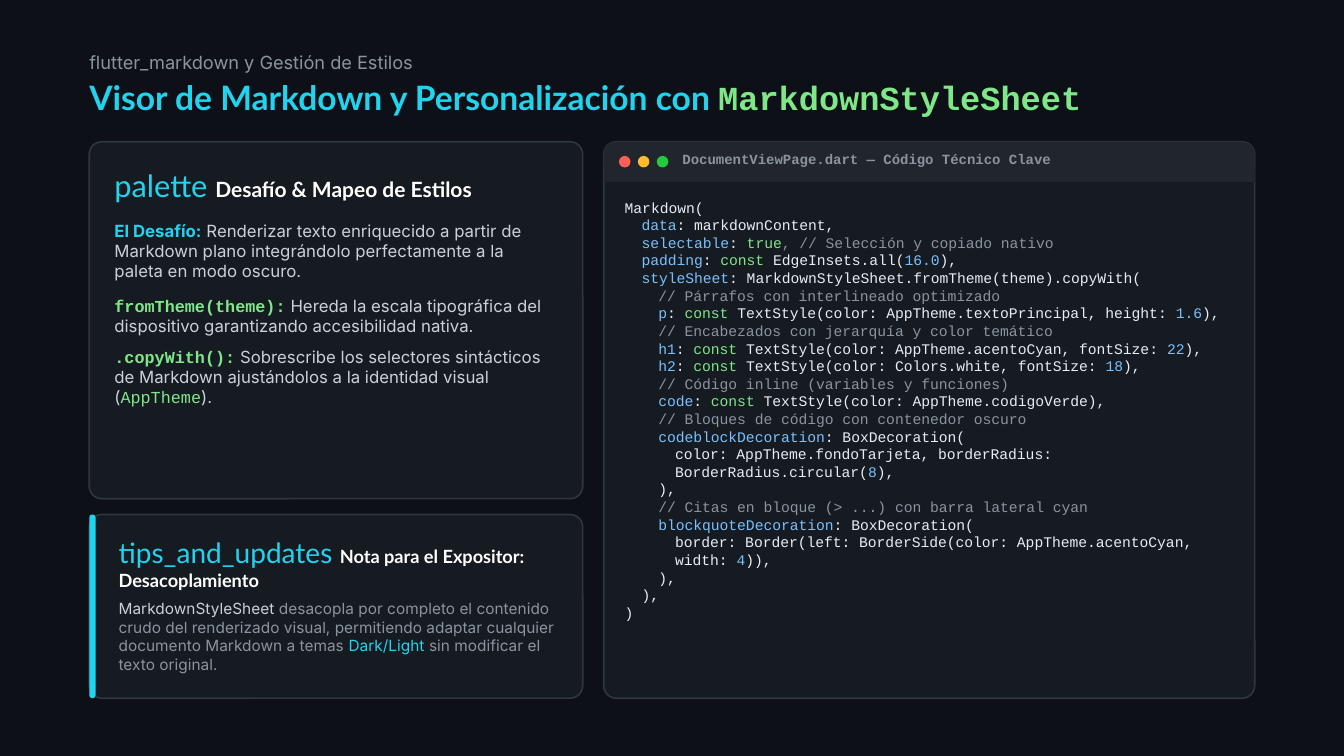
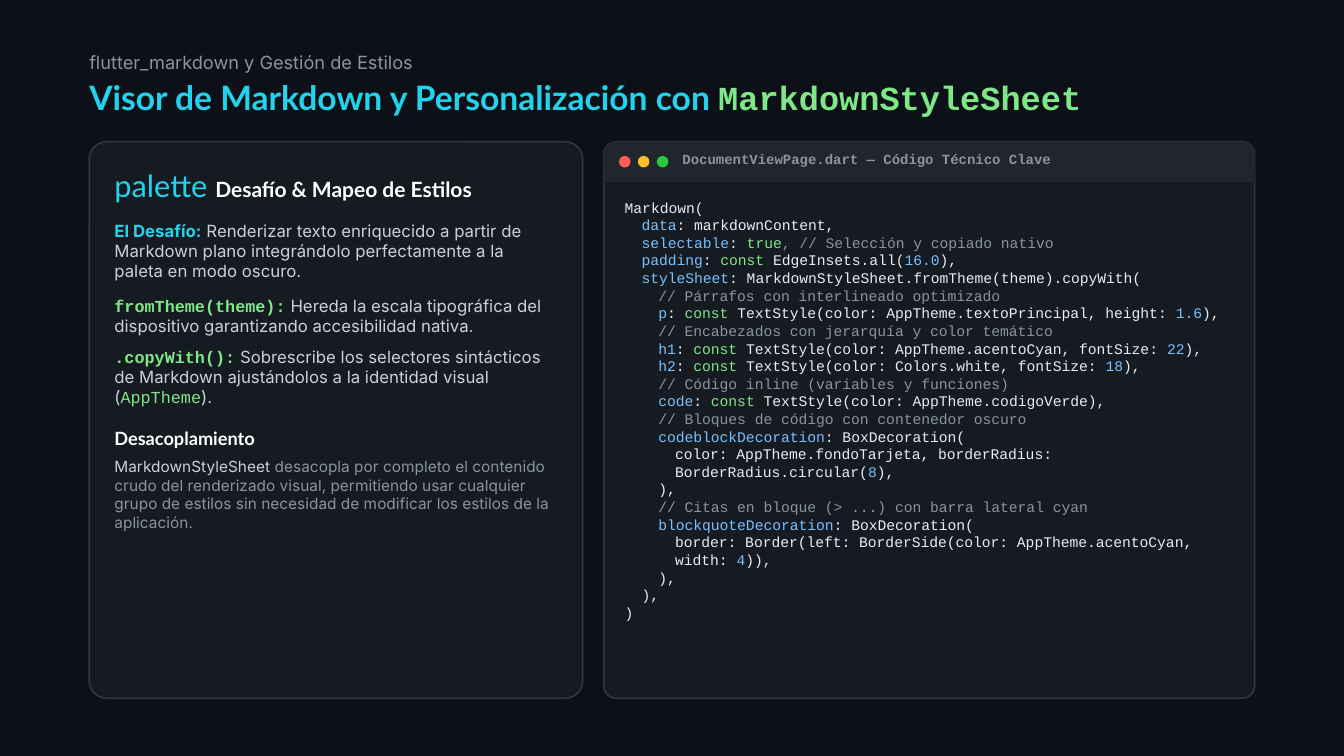
Before and after one commit to martinvarela206/GitMark, a slide deck: slide 6 of Docs/Práctico 3 - Presentación.pptx. Drawn at 1344x756 pixels with LibreOffice and Linux fonts; fonts in the diff are those of the drawing. Boxes give left, top, right and bottom in pixels: in the first picture for what was removed or moved away, otherwise in the second. Text is boxed around its words. In the diff, an @@ line names an element or a change of style, - is before the commit and + after.

Commit message:
fix: Presentación.

```diff
--- a/Docs/Práctico 3 - Presentación.pptx
+++ b/Docs/Práctico 3 - Presentación.pptx
@@ rounded rectangle: place and size @@
-rounded rectangle at (90, 142, 584, 499)
+rounded rectangle at (90, 142, 584, 699)
@@ text at (114, 431, 548, 531): paragraphs added @@
+Desacoplamiento
+MarkdownStyleSheet desacopla por completo el contenido crudo del renderizado visual, permitiendo usar cualquier grupo de estilos sin necesidad de modificar los estilos de la aplicación.
@@ rounded rectangle removed at (90, 514, 584, 698) @@
@@ rounded rectangle removed at (90, 514, 96, 698) @@
@@ text removed at (119, 542, 554, 673) @@
-tips_and_updates Nota para el Expositor: Desacoplamiento
-MarkdownStyleSheet desacopla por completo el contenido crudo del renderizado visual, permitiendo adaptar cualquier documento Markdown a temas Dark/Light sin modificar el texto original.
```
Also in this commit, not shown: 1 slide removed, 1 other file.
